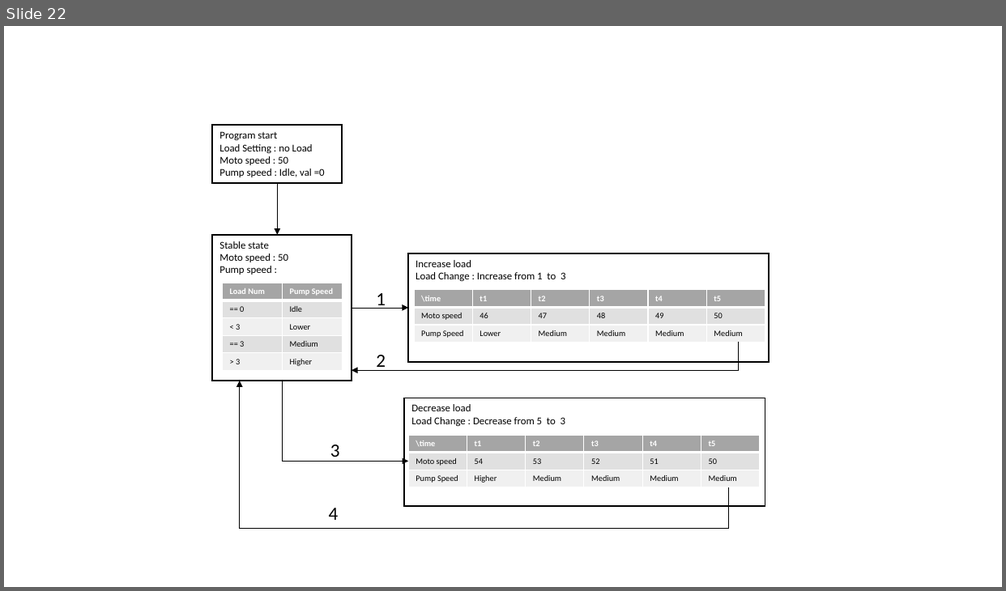
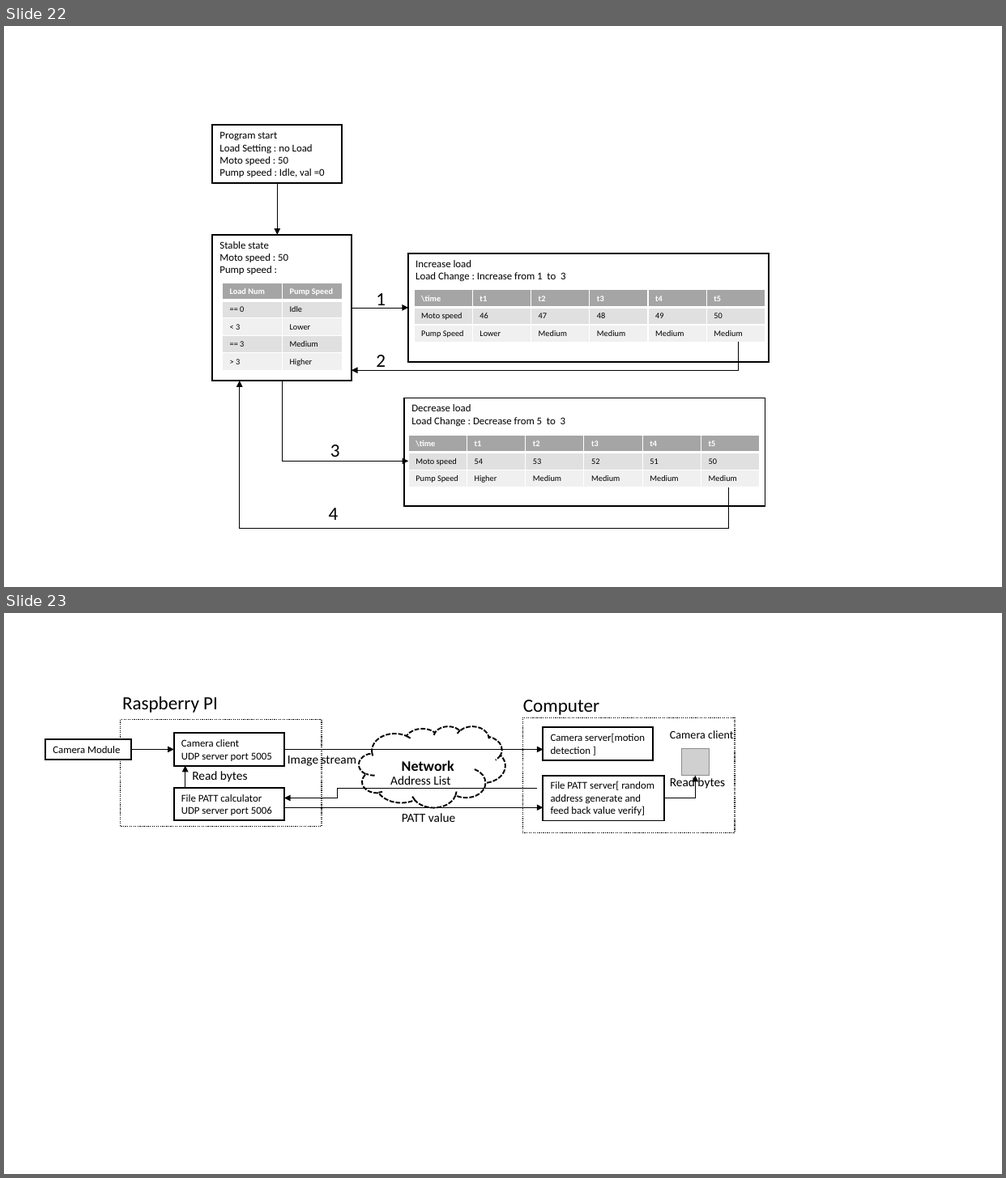
Before and after one commit to LiuYuancheng/Xandar_Sensor_IOT, a slide deck: doc/firmwaresignWF.pptx. Shown one above the other, each under a label of ours: slide 22 before the commit, slides 22 and 23 after it. The pictures are 1006x591 and 1006x1178 pixels, drawn with LibreOffice and Linux fonts; fonts in the diff are those of the drawing; grey boxes stand for pictures. Boxes give left, top, right and bottom in pixels: in the first picture for what was removed or moved away, otherwise in the second. Text is boxed around its words. In the diff, an @@ line names an element or a change of style, - is before the commit and + after.

Commit message:
Added the camera attestation diagram.

```diff
--- a/doc/firmwaresignWF.pptx
+++ b/doc/firmwaresignWF.pptx
@@ slide 23 added at [4, 613, 1002, 1174], background #FFFFFF @@
@@ text added at [122, 696, 218, 713], 18 pt, text #000000 @@
+Raspberry PI
@@ text added at [523, 700, 599, 715], 18 pt, text #000000 @@
+Computer
@@ rectangle added at [121, 720, 322, 827], fill #FFFFFF, outline #000000 1 pt dashed @@
@@ rectangle added at [174, 733, 284, 766], fill #FFFFFF, outline #000000 1.5 pt, 10 pt, text #000000 @@
+Camera client
+UDP server port 5005
@@ cloud added at [359, 726, 505, 807], fill #FFFFFF, outline #000000 1.5 pt dashed @@
@@ rectangle added at [522, 717, 735, 833], fill #FFFFFF, outline #000000 1 pt dashed @@
@@ rectangle added at [543, 727, 653, 760], fill #FFFFFF, outline #000000 1.5 pt, 10 pt, text #000000 @@
+Camera server[motion detection ]
@@ text added at [670, 730, 734, 739], 11 pt, text #000000 @@
+Camera client
@@ rectangle added at [46, 739, 131, 760], fill #FFFFFF, outline #000000 1.5 pt, 10 pt, text #000000 @@
+Camera Module
@@ arrow added from (131, 749) to (174, 749), #000000 0.5 pt @@
@@ arrow added from (284, 749) to (543, 749), #000000 0.5 pt @@
@@ text added at [288, 753, 356, 768], 12 pt, text #000000 @@
+Image stream
@@ picture added at [681, 748, 710, 776] @@
@@ arrow added from (185, 788) to (185, 766), #000000 0.5 pt @@
@@ text added at [192, 771, 248, 782], 12 pt, text #000000 @@
+Read bytes
@@ text added at [390, 776, 450, 789], 12 pt, text #000000 @@
+Address List
@@ text added at [402, 760, 454, 771], 14 pt, text #000000, bold @@
+Network
@@ rectangle added at [543, 776, 664, 821], fill #FFFFFF, outline #000000 1.5 pt, 10 pt, text #000000 @@
+File PATT server[ random address generate and feed back value verify]
@@ elbow arrow added from (664, 798) to (696, 776), #000000 0.5 pt @@
@@ text added at [670, 777, 725, 789], 12 pt, text #000000 @@
+Read bytes
@@ rectangle added at [174, 788, 284, 821], fill #FFFFFF, outline #000000 1.5 pt, 10 pt, text #000000 @@
+File PATT calculator
+UDP server port 5006
@@ elbow arrow added from (538, 788) to (284, 798), #000000 0.5 pt @@
@@ arrow added from (284, 807) to (543, 807), #000000 0.5 pt @@
@@ text added at [402, 813, 455, 822], 12 pt, text #000000 @@
+PATT value
```
Also in this commit, not shown: 1 slide changed.
